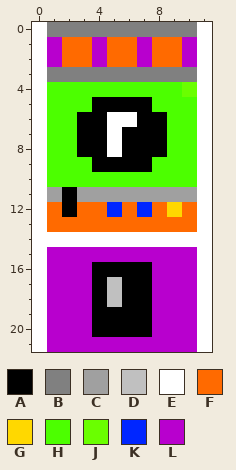
One commit to this pixel-art sprite: artwork/icon/dkongspooky/dkongx11.png. The picture above is the old version.
The file is 12x22 pixels. Colours within 5 levels of each other are drawn and written as one.
Palette (. is transparent): A #000000  B #808080  C #a0a0a0  D #c0c0c0  E #ffffff  F #ff6a00  G #ffd800  H #4cff00  J #6aff00  K #0026ff  L #b800ce
Pixels before, first column x 0:
 0 EBBBBBBBBBBE
 1 ELFFLFFLFFLE
 2 ELFFLFFLFFLE
 3 EBBBBBBBBBBE
 4 EHHHHHHHHHJE
 5 EHHHAAAAHHHE
 6 EHHAAEEAAHHE
 7 EHHAAEAAAHHE
 8 EHHAAEAAAHHE
 9 EHHHAAAAHHHE
10 EHHHHHHHHHHE
11 ECACCCCCCCCE
12 EFAFFKFKFGFE
13 EFFFFFFFFFFE
14 EEEEEEEEEEEE
15 ELLLLLLLLLLE
16 ELLLAAAALLLE
17 ELLLADAALLLE
18 ELLLADAALLLE
19 ELLLAAAALLLE
20 ELLLAAAALLLE
21 ELLLLLLLLLLE
New version:
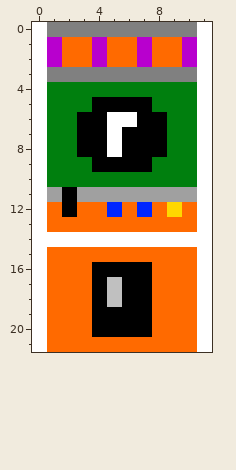
Diff:
Colour H changes from #4cff00 to #007f0e.
The author changed colour L to colour F in row 15 at x 1 to 10; in rows 16 to 20 at x 1 to 3 and 8 to 10; in row 21 at x 1 to 10.
The author changed colour J to colour H in row 4 at x 10.
